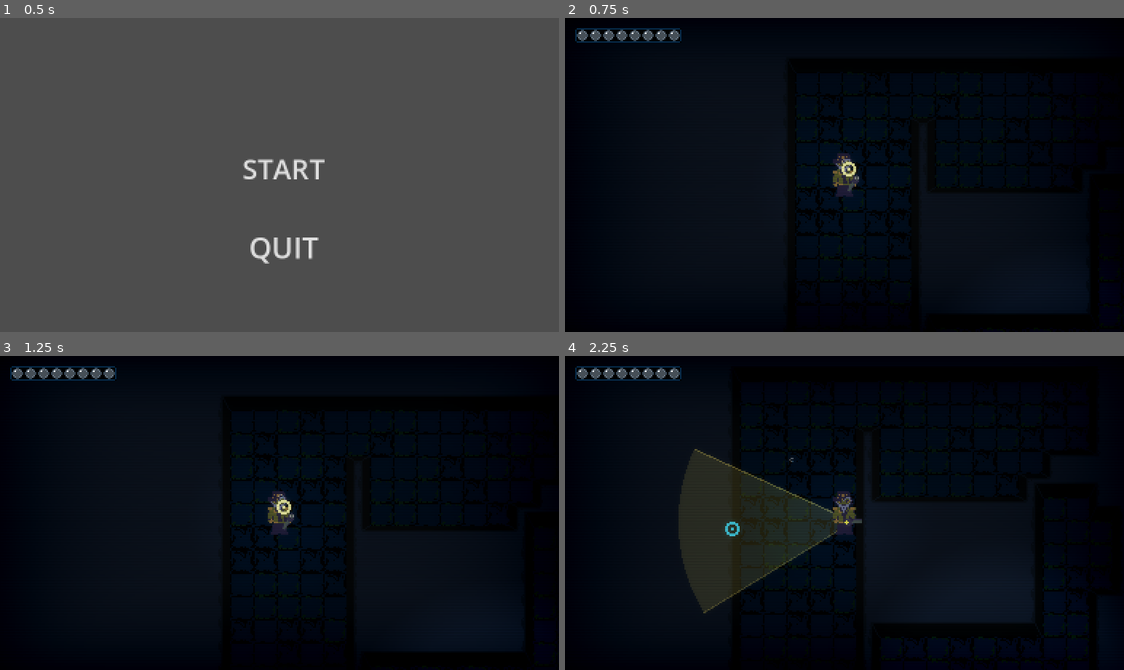
Above: before the commit, frames 1-4 (two rows, left to right).
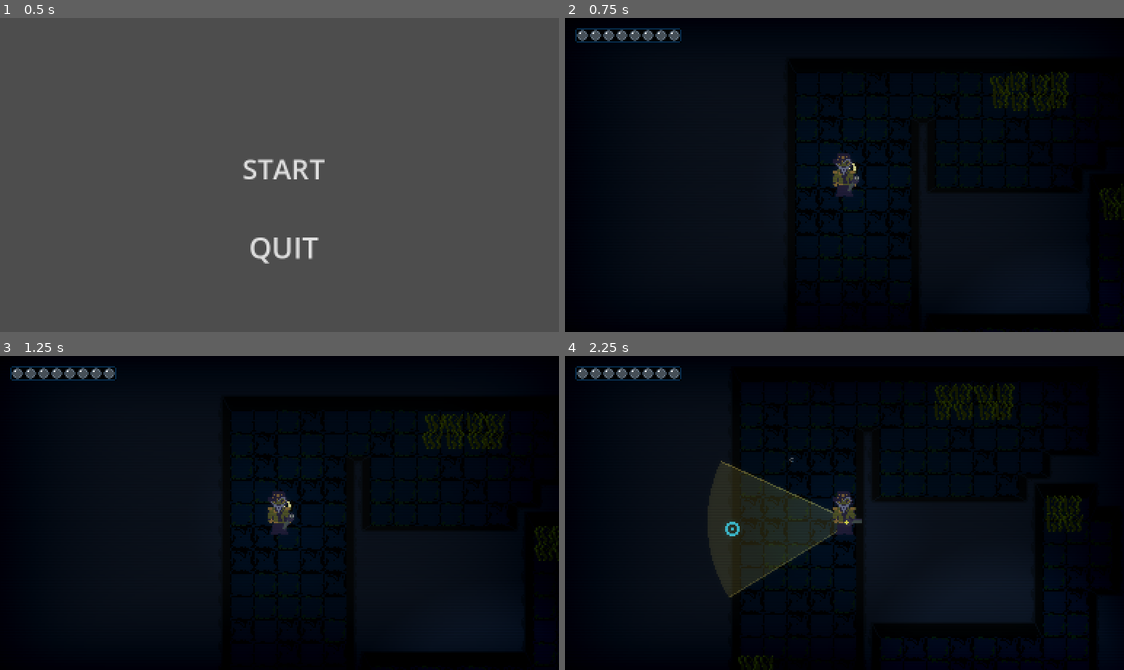
Above: after the commit, the same moments.

Repository: jablonskibrandan/GodotWild98
Game: Godot game, scene res://scenes/main_menu.tscn
Two runs of this game, one before a commit and one after it. Both use one fixed random seed, a clock stepped at 60 frames per second and the inputs below. Sound files missing from this copy of the repository are replaced by a short silence.
Inputs (mouse positions are in pixels of both pictures, inside the frame that each line leads up to):
- Up to frame 1 (0.5 s): no input
- Up to frame 2 (0.75 s): click "START" at 0.5 s
- Up to frame 3 (1.25 s): no input
- Up to frame 4 (2.25 s): tap Enter at 1.25 s; move the mouse to (967, 497) at 1.27 s; hold D (move_right) 1.28-2.03 s; hold F (flashlight_toggle) 1.28-2.03 s; move the mouse to (732, 528) at 2.02 s; hold S (move_down) from 2.03 s (still down); right-click (732, 528) at 2.1 s

Frame 1 is identical in both runs. In frame 2, 0.3% of the frame differs, in the area x 49-100%, y 17-65%; in frame 3, 0.3%; in frame 4, 3.0%, in the area x 20-93%, y 8-100%.

Commit message:
add seaweed

Diff:
--- a/project.godot
+++ b/project.godot
@@ -82,6 +82,7 @@
 2d_physics/layer_3="tools"
 2d_physics/layer_4="enemies"
 2d_physics/layer_5="hidden room door"
+2d_physics/layer_6="seaweed"
 
 [rendering]
 
--- a/scenes/floor_one.tscn
+++ b/scenes/floor_one.tscn
@@ -5,6 +5,7 @@
 [ext_resource type="Script" uid="uid://d2eevr6h1pfbo" path="res://scripts/tools/flashlight_tool.gd" id="3_flashlight"]
 [ext_resource type="PackedScene" uid="uid://weoo7vtkfd4t" path="res://scenes/hidden_room_door.tscn" id="4_ap1ie"]
 [ext_resource type="Script" uid="uid://bui5rstvv5pa1" path="res://scripts/tools/distraction_tool.gd" id="4_distraction"]
+[ext_resource type="PackedScene" uid="uid://dpwd50owx3p4e" path="res://scenes/seaweed_patch.tscn" id="5_8uit6"]
 [ext_resource type="Script" uid="uid://cnjnjyw5bsp31" path="res://scripts/player/player_controller.gd" id="5_player"]
 [ext_resource type="Script" uid="uid://bur0ibmglvosm" path="res://scripts/tools/distraction_manager.gd" id="5_xmt1j"]
 [ext_resource type="AudioStream" uid="uid://cgismexgs6pve" path="res://audio/sfx/Sunken Tower Flash Light On.wav" id="6_h4j6i"]
@@ -796,9 +797,11 @@
 center_offset = Vector3(192, 108, 0)
 
 [node name="FloorOne" type="Node2D" unique_id=1776846106]
+y_sort_enabled = true
 script = ExtResource("1_floor")
 
 [node name="Background" type="Node2D" parent="." unique_id=1031679089]
+y_sort_enabled = true
 
 [node name="FakeWalls" type="TileMapLayer" parent="Background" unique_id=526704774]
 texture_filter = 1
@@ -822,9 +825,21 @@
 collision_enabled = false
 navigation_enabled = false
 
-[node name="StaticBody2D" parent="Background" unique_id=1096912862 instance=ExtResource("4_ap1ie")]
+[node name="HiddenRoomDoor" parent="Background" unique_id=1096912862 instance=ExtResource("4_ap1ie")]
 position = Vector2(144, 152)
 scale = Vector2(2, 1)
+
+[node name="SeaweedPatch" parent="Background" unique_id=1327779863 instance=ExtResource("5_8uit6")]
+position = Vector2(28, 262)
+
+[node name="SeaweedPatch2" parent="Background" unique_id=962194062 instance=ExtResource("5_8uit6")]
+position = Vector2(163, 76)
+
+[node name="SeaweedPatch3" parent="Background" unique_id=1697066773 instance=ExtResource("5_8uit6")]
+position = Vector2(239, 153)
+
+[node name="SeaweedPatch4" parent="Background" unique_id=1093436318 instance=ExtResource("5_8uit6")]
+position = Vector2(191, 76)
 
 [node name="ToolManager" type="Node2D" parent="." unique_id=1764216630]
 script = ExtResource("2_tool_manager")
@@ -847,6 +862,7 @@
 script = ExtResource("5_xmt1j")
 
 [node name="Player" type="CharacterBody2D" parent="." unique_id=1781135234]
+y_sort_enabled = true
 texture_filter = 1
 position = Vector2(50, 135)
 collision_layer = 4
@@ -916,6 +932,7 @@
 hframes = 2
 
 [node name="MonsterManager" type="Node2D" parent="." unique_id=1820516849]
+y_sort_enabled = true
 script = ExtResource("10_0sur2")
 
 [node name="Monster" parent="MonsterManager" unique_id=1813013398 instance=ExtResource("7_6d0m4")]
--- a/scenes/hidden_room_door.tscn
+++ b/scenes/hidden_room_door.tscn
@@ -3,7 +3,7 @@
 [sub_resource type="RectangleShape2D" id="RectangleShape2D_wd5ij"]
 size = Vector2(16, 16)
 
-[node name="StaticBody2D" type="StaticBody2D" unique_id=1096912862]
+[node name="HiddenRoomDoor" type="StaticBody2D" unique_id=1096912862]
 collision_layer = 16
 collision_mask = 0
 
--- a/scenes/monster.tscn
+++ b/scenes/monster.tscn
@@ -120,6 +120,7 @@
 height = 19.0
 
 [node name="Monster" type="CharacterBody2D" unique_id=447894495]
+y_sort_enabled = true
 collision_layer = 8
 collision_mask = 9
 script = ExtResource("1_1cbnp")
--- /dev/null
+++ b/scenes/seaweed.tscn
@@ -0,0 +1,51 @@
+[gd_scene format=3 uid="uid://oaikltoogqms"]
+
+[ext_resource type="Script" uid="uid://cskcentkhlqox" path="res://scripts/environment/seaweed.gd" id="1_wxdpm"]
+[ext_resource type="Texture2D" uid="uid://b6plao31u8mp8" path="res://visuals/environment/seaweed.png" id="2_spjjx"]
+
+[sub_resource type="AtlasTexture" id="AtlasTexture_wxdpm"]
+atlas = ExtResource("2_spjjx")
+region = Rect2(0, 0, 16, 16)
+
+[sub_resource type="AtlasTexture" id="AtlasTexture_1wd6o"]
+atlas = ExtResource("2_spjjx")
+region = Rect2(16, 0, 16, 16)
+
+[sub_resource type="AtlasTexture" id="AtlasTexture_ny4w6"]
+atlas = ExtResource("2_spjjx")
+region = Rect2(32, 0, 16, 16)
+
+[sub_resource type="SpriteFrames" id="SpriteFrames_wd5ij"]
+animations = [{
+"frames": [{
+"duration": 1.0,
+"texture": SubResource("AtlasTexture_wxdpm")
+}, {
+"duration": 1.0,
+"texture": SubResource("AtlasTexture_1wd6o")
+}, {
+"duration": 1.0,
+"texture": SubResource("AtlasTexture_ny4w6")
+}],
+"loop": 1,
+"name": &"default",
+"speed": 1.0
+}]
+
+[sub_resource type="RectangleShape2D" id="RectangleShape2D_wd5ij"]
+size = Vector2(16, 16)
+
+[node name="Seaweed" type="StaticBody2D" unique_id=1806494905]
+y_sort_enabled = true
+collision_layer = 32
+collision_mask = 0
+script = ExtResource("1_wxdpm")
+
+[node name="AnimatedSprite2D" type="AnimatedSprite2D" parent="." unique_id=322028798]
+y_sort_enabled = true
+sprite_frames = SubResource("SpriteFrames_wd5ij")
+frame = 2
+frame_progress = 1.0
+
+[node name="CollisionShape2D" type="CollisionShape2D" parent="." unique_id=1193375834]
+shape = SubResource("RectangleShape2D_wd5ij")
--- /dev/null
+++ b/scenes/seaweed_patch.tscn
@@ -0,0 +1,18 @@
+[gd_scene format=3 uid="uid://dpwd50owx3p4e"]
+
+[ext_resource type="PackedScene" uid="uid://oaikltoogqms" path="res://scenes/seaweed.tscn" id="1_1krh4"]
+
+[node name="SeaweedPatch" type="Node2D" unique_id=1327779863]
+y_sort_enabled = true
+
+[node name="Seaweed" parent="." unique_id=1806494905 instance=ExtResource("1_1krh4")]
+position = Vector2(-6, -6)
+
+[node name="Seaweed2" parent="." unique_id=2117609085 instance=ExtResource("1_1krh4")]
+position = Vector2(6, 6)
+
+[node name="Seaweed3" parent="." unique_id=1010705975 instance=ExtResource("1_1krh4")]
+position = Vector2(6, -6)
+
+[node name="Seaweed4" parent="." unique_id=908080008 instance=ExtResource("1_1krh4")]
+position = Vector2(-6, 6)
--- /dev/null
+++ b/scripts/environment/seaweed.gd
@@ -0,0 +1,15 @@
+extends Node2D
+
+@onready var animated_sprite_2d = $AnimatedSprite2D
+
+func _ready():
+	#offset animation starts and starting animation frame
+	var offset = randf_range(0.01, 0.5)
+	await get_tree().create_timer(offset).timeout
+	animated_sprite_2d.play("default")
+	animated_sprite_2d.frame = randi_range(0, 2)
+
+	#offset positions slightly so looks more natural in a patch
+	#keep position offset limited to <= 2 so collision is continuous
+	const max_offset : float = 2.0
+	position += Vector2(randf_range(-max_offset, max_offset), randf_range(max_offset,max_offset))
--- a/scripts/monsters/monster_target_finder.gd
+++ b/scripts/monsters/monster_target_finder.gd
@@ -61,17 +61,22 @@
 	if player != null:
 		var distance := global_position.distance_to(player.global_position)
 		var focus_vision := vision
+		var chasing := false
 		if player.get_instance_id() == chosen_target:
 			focus_vision *= (1 + focus)
-		if distance <= focus_vision && has_line_of_sight(player):
+			chasing = true
+		if distance <= focus_vision && has_line_of_sight(player, chasing):
 			var priority := int((focus_vision-distance))
 			notice(player, priority)
 
-func has_line_of_sight(target_node: Node2D) -> bool:
+func has_line_of_sight(target_node: Node2D, chasing: bool) -> bool:
 	var space_state = get_world_2d().direct_space_state
 	const environment_layer := 1
 	const hidden_room_door_layer := 5
+	const seaweed_layer := 6
 	var collision_mask := (1 << (environment_layer-1)) + (1 << (hidden_room_door_layer-1))
+	if !chasing:
+		collision_mask += (1 << (seaweed_layer-1))
 	var query = PhysicsRayQueryParameters2D.create(global_position + (facing * radius), target_node.global_position, collision_mask)
 	var result = space_state.intersect_ray(query)
 	var view_obstructed = result.size() > 0
--- a/scripts/tools/flashlight_tool.gd
+++ b/scripts/tools/flashlight_tool.gd
@@ -3,7 +3,7 @@
 
 signal state_changed(is_enabled: bool)
 
-@export_range(1.0, 1000.0, 1.0) var beam_length: float = 120.0
+@export_range(1.0, 1000.0, 1.0) var beam_length: float = 100.0
 @export_range(1.0, 89.0, 1.0) var half_angle_degrees: float = 28.0
 @export_range(4, 128, 1) var beam_segments: int = 28
 
Not shown, added: scripts/environment/seaweed.gd.uid
Binary file added: visuals/environment/seaweed.png
Not shown, added: visuals/environment/seaweed.png.import
